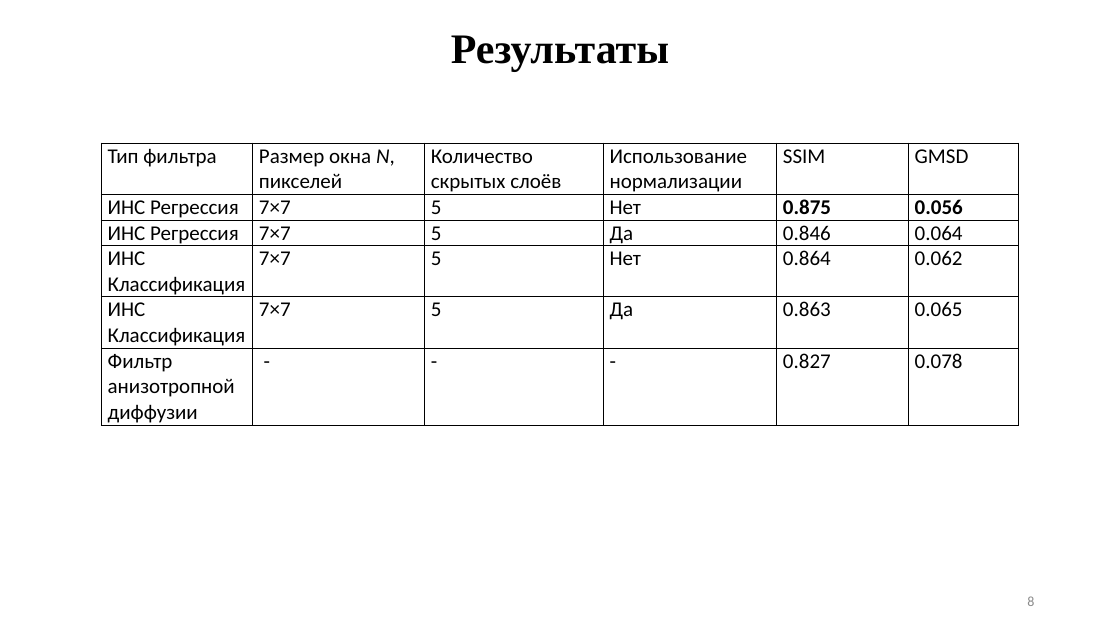
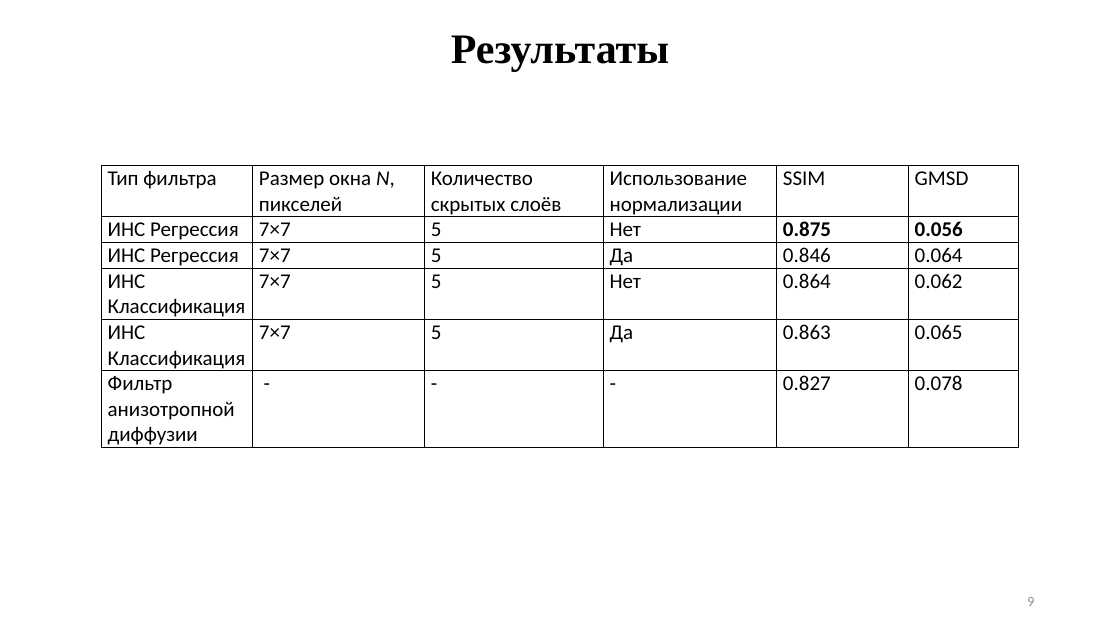
Before and after one commit to Felecort/NN_Filter_Radiolocation_Imgs, a slide deck: slide 9 of text/ВКР_преза.pptx (slide 8 before the commit). Drawn at 1120x630 pixels with LibreOffice and Linux fonts; fonts in the diff are those of the drawing. Boxes give left, top, right and bottom in pixels: in the first picture for what was removed or moved away, otherwise in the second. Text is boxed around its words. In the diff, an @@ line names an element or a change of style, - is before the commit and + after.

```diff
--- a/text/ВКР_преза.pptx
+++ b/text/ВКР_преза.pptx
@@ table moved from (x1=102, y1=143, x2=1019, y2=430) to (x1=102, y1=166, x2=1019, y2=452) @@
@@ page number at (x1=1027, y1=597, x2=1034, y2=606): text changed @@
-8
+9
```
Also in this commit, not shown: 1 other slide changed, 3 slides added, 3 slides removed.
